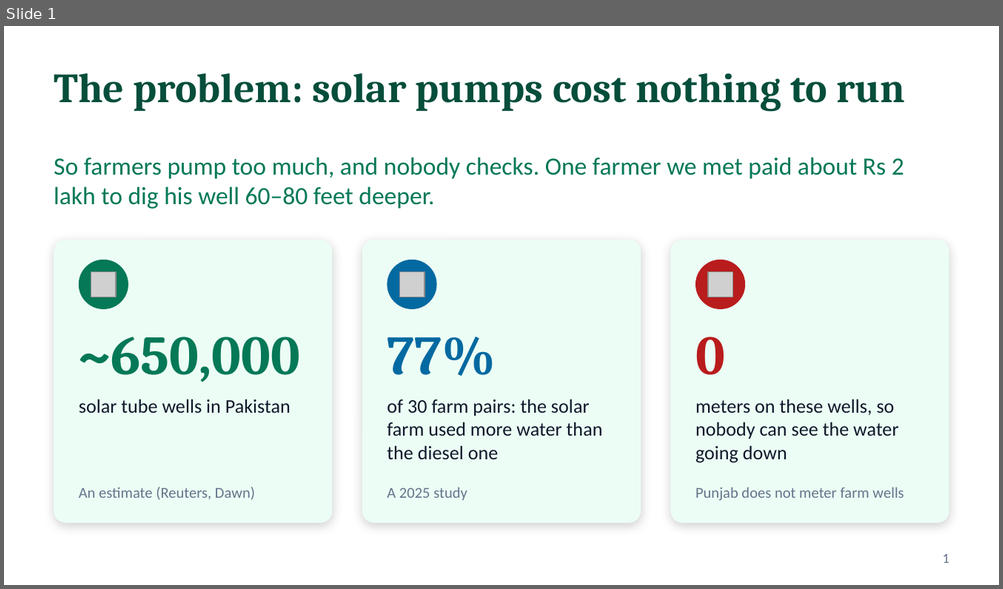
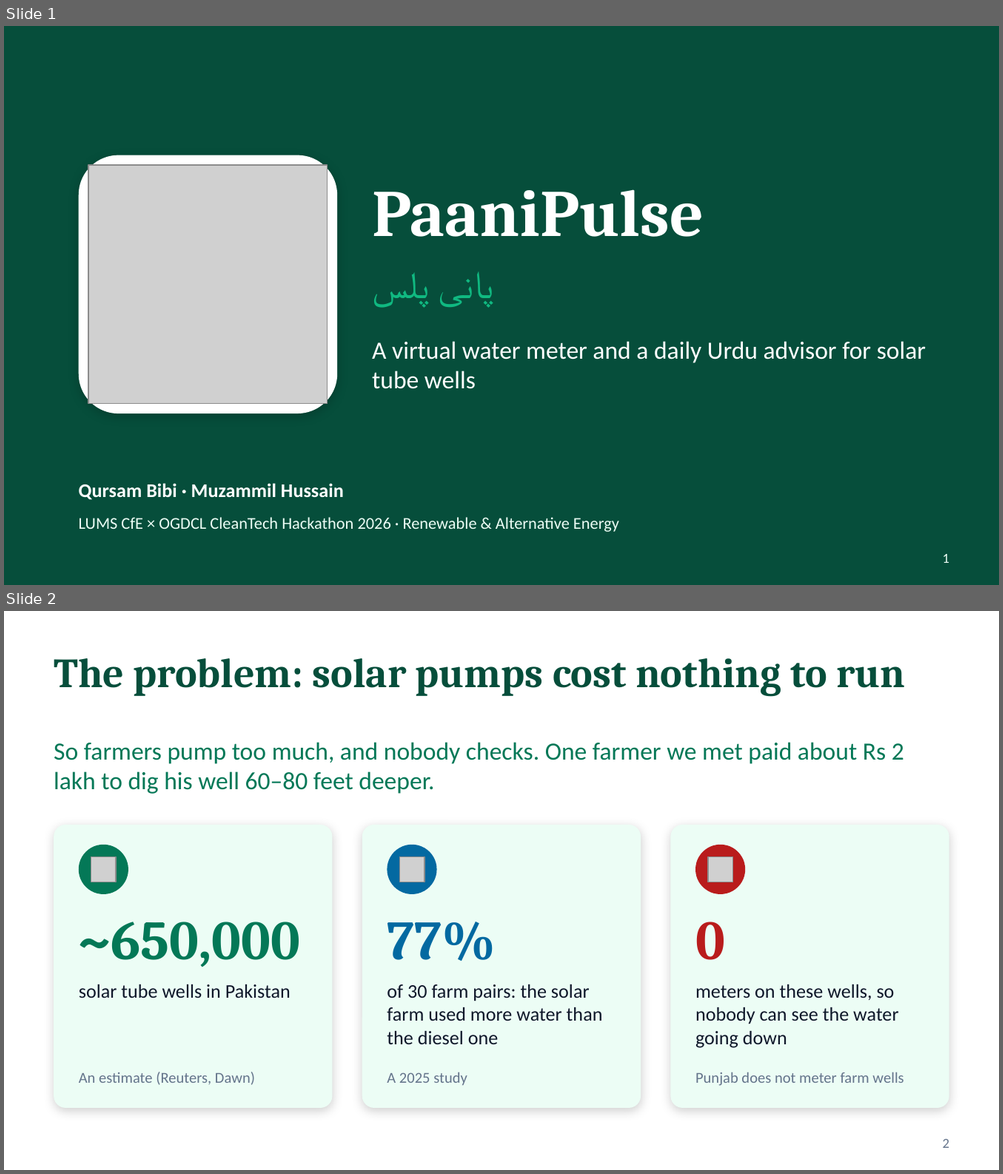
Before and after one commit to QURSAM-70179225/paanipulse, a slide deck: docs/slides/PaaniPulse-pitch-simple.pptx. Shown one above the other, each under a label of ours: slide 1 before the commit, slides 1 and 2 after it. The pictures are 1003x589 and 1003x1174 pixels, drawn with LibreOffice and Linux fonts; fonts in the diff are those of the drawing; grey boxes stand for pictures. Boxes give left, top, right and bottom in pixels: in the first picture for what was removed or moved away, otherwise in the second. Text is boxed around its words. In the diff, an @@ line names an element or a change of style, - is before the commit and + after.

Commit message:
Add cover slide with name and logo to the simple pitch deck

```diff
--- a/docs/slides/PaaniPulse-pitch-simple.pptx
+++ b/docs/slides/PaaniPulse-pitch-simple.pptx
@@ slide 1 added at [4, 26, 999, 585], background #064E3B @@
@@ rounded rectangle added at [79, 156, 337, 414], fill #FFFFFF @@
@@ picture added at [88, 165, 327, 404] @@
@@ title added at [372, 190, 703, 237], 48 pt, text #FFFFFF, bold @@
+PaaniPulse
@@ text added at [438, 272, 494, 308], 28 pt, text #10B981 @@
+پانی پلس
@@ text added at [372, 341, 925, 389], 18 pt, text #FFFFFF @@
+A virtual water meter and a daily Urdu advisor for solar tube wells
@@ text added at [79, 483, 344, 500], 14 pt, text #FFFFFF, bold @@
+Qursam Bibi · Muzammil Hussain
@@ text added at [79, 517, 619, 532], 12 pt, text #ECFDF5 @@
+LUMS CfE × OGDCL CleanTech Hackathon 2026 · Renewable & Alternative Energy
@@ page number added at [942, 554, 949, 563], 10 pt, text #ECFDF5 @@
+1
@@ what was slide 1 is now slide 2 @@
@@ page number at [942, 1139, 949, 1148]: text changed @@
-1
+2
```
Also in this commit, not shown: 3 other files.
